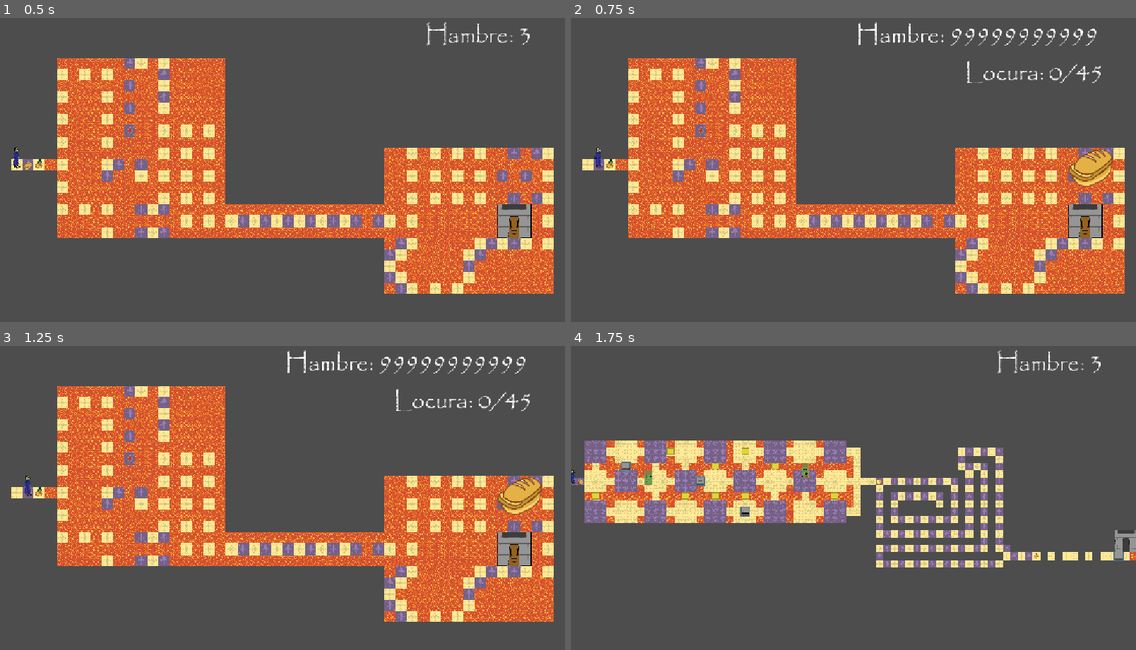
Above: before the commit, frames 1-4 (two rows, left to right).
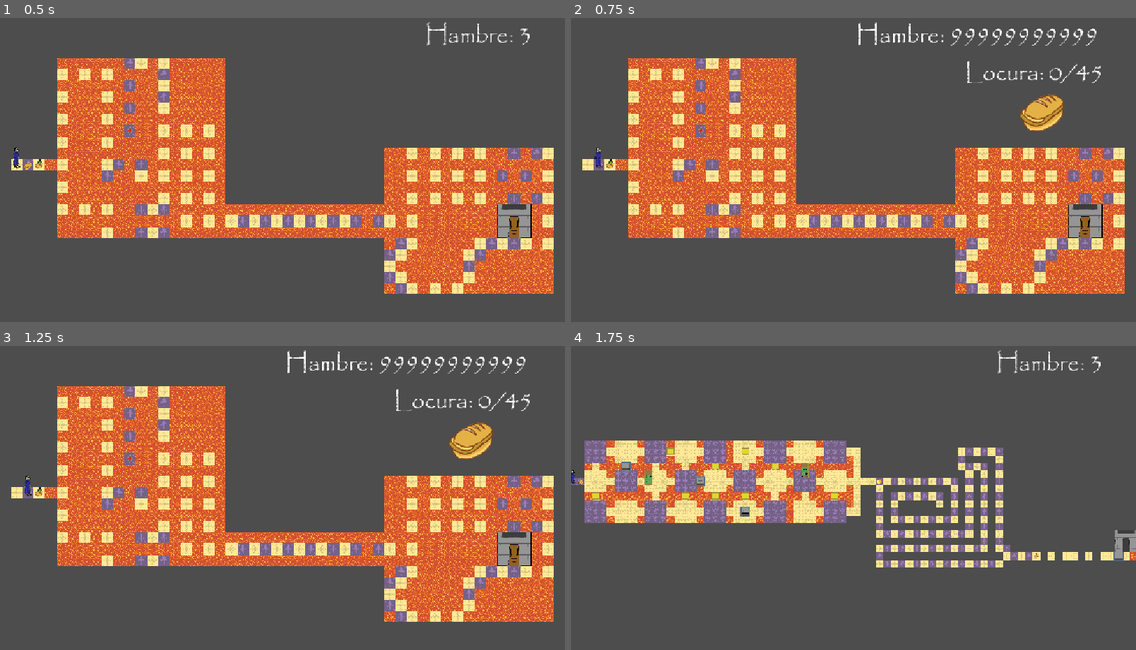
Above: after the commit, the same moments.

Repository: andresfdezc6/pan-sabe-mejor-que-llave-
Game: Godot game, scene res://Scenes/nivel_16.tscn
Same seed, same stepped clock (60 frames per second), same inputs: the game is played once before the commit and once after it. This scene is started directly instead of the project's main scene. The engine's default icon, where the game draws it, is replaced by a stand-in: a white triangle on a blue panel in a dark square.
Inputs:
- Up to frame 1 (0.5 s): no input
- Up to frame 2 (0.75 s): tap Enter (ui_accept) at 0.5 s; hold Right (right) from 0.53 s (still down); hold Space (interactuar) from 0.53 s (still down)
- Up to frame 3 (1.25 s): keep holding Right (right); keep holding Space (interactuar); tap Enter (ui_accept) at 0.77 s
- Up to frame 4 (1.75 s): tap Enter (ui_accept) at 1.25, 1.52 s; release Right (right) at 1.28 s; release Space (interactuar) at 1.28 s; hold S (down) from 1.28 s (still down); tap 1 at 1.35 s

Frame 1 is identical in both runs. In frame 2, 1.4% of the frame differs, in the area x 79-96%, y 25-56%; in frame 3, 1.4%; in frame 4, nothing differs.

Commit message:
Update nivel_16.tscn

Diff:
--- a/Scenes/nivel_16.tscn
+++ b/Scenes/nivel_16.tscn
@@ -23,4 +23,4 @@
 position = Vector2(1068, 182.775)
 
 [node name="indicador_panconpan" parent="CanvasLayer" parent_id_path=PackedInt32Array(992728299) index="3" unique_id=1581062137]
-position = Vector2(1068, 294.94)
+position = Vector2(968, 182.775)
